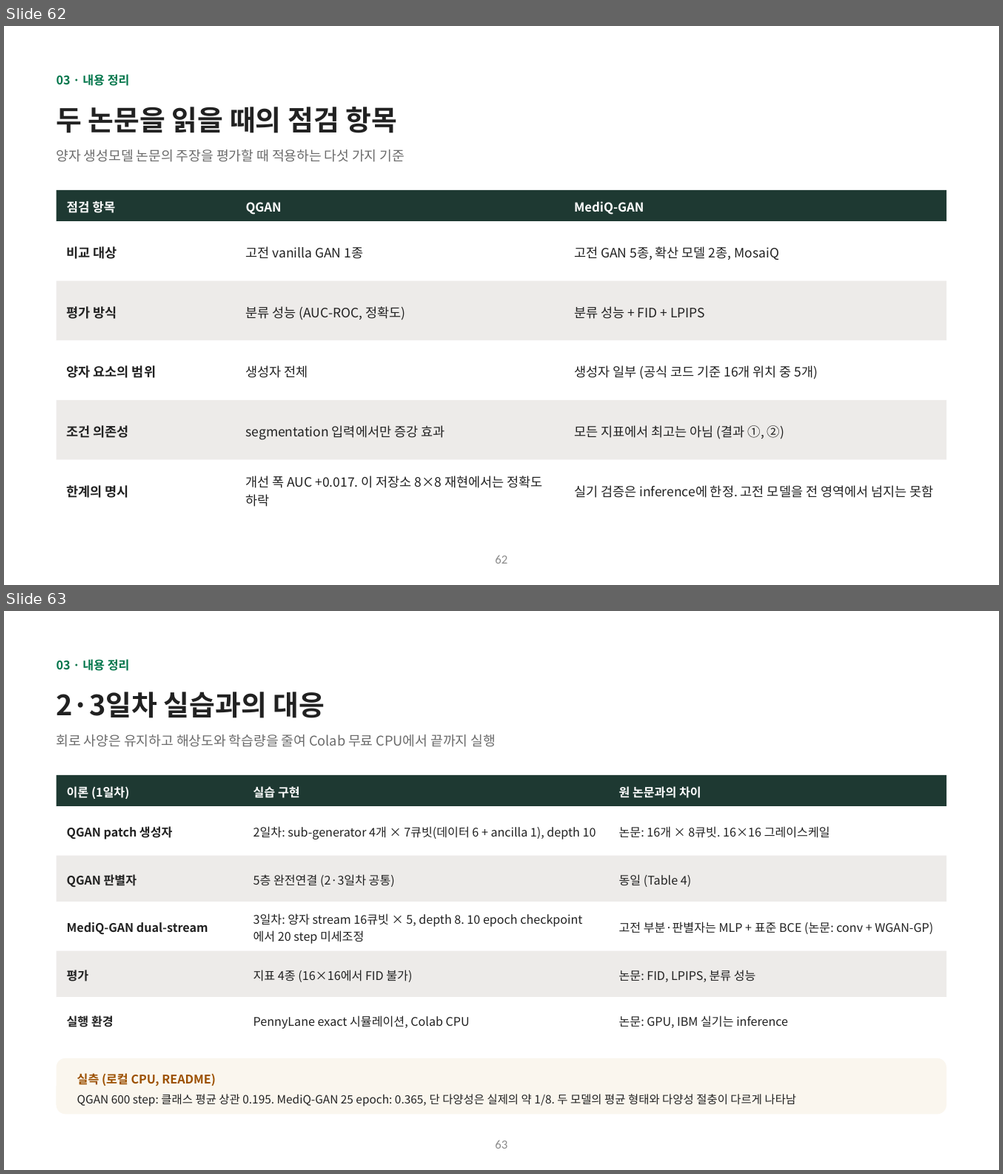
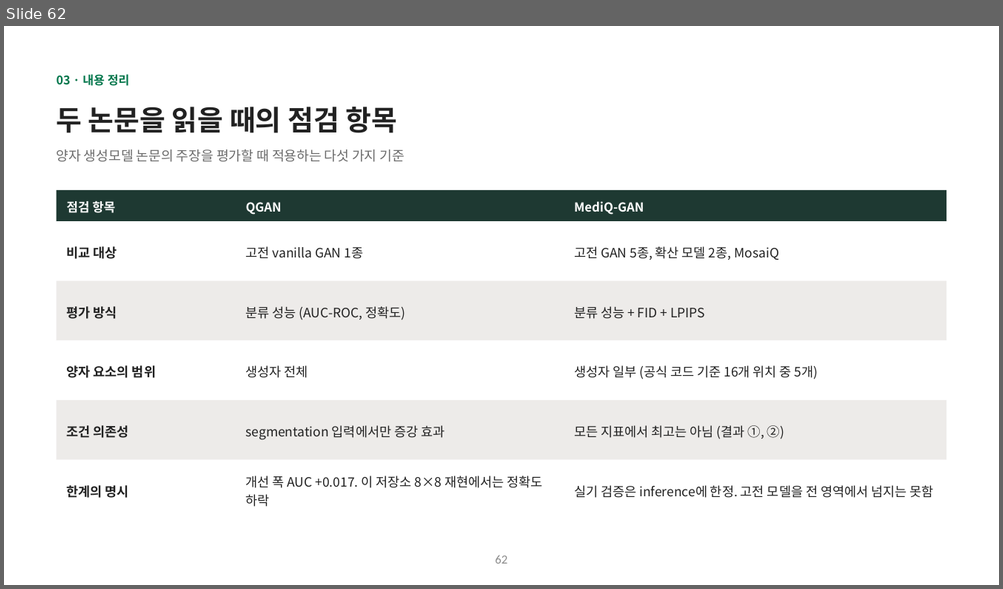
Before and after one commit to hyunhp/skin_disease_qml, a slide deck: practice/day1_slides/day1_theory_slides.pptx. Shown one above the other, each under a label of ours: slides 62 and 63 before the commit, slide 62 after it. The pictures are 1003x1174 and 1003x589 pixels, drawn with LibreOffice and Linux fonts; fonts in the diff are those of the drawing. Boxes give left, top, right and bottom in pixels: in the first picture for what was removed or moved away, otherwise in the second. Text is boxed around its words. In the diff, an @@ line names an element or a change of style, - is before the commit and + after.

```diff
--- a/practice/day1_slides/day1_theory_slides.pptx
+++ b/practice/day1_slides/day1_theory_slides.pptx
@@ slide 63 removed at [4, 611, 999, 1170], background #FFFFFF @@
@@ text removed at [57, 659, 130, 671] @@
-03 · 내용 정리
@@ text removed at [57, 692, 324, 718] @@
-2·3일차 실습과의 대응
@@ text removed at [57, 735, 495, 747] @@
-회로 사양은 유지하고 해상도와 학습량을 줄여 Colab 무료 CPU에서 끝까지 실행
@@ rectangle removed at [57, 775, 946, 806] @@
@@ text removed at [67, 786, 129, 799] @@
-이론 (1일차)
@@ text removed at [253, 786, 300, 798] @@
-실습 구현
@@ text removed at [619, 786, 701, 798] @@
-원 논문과의 차이
@@ rectangle removed at [57, 806, 946, 856] @@
@@ text removed at [67, 826, 172, 840] @@
-QGAN patch 생성자
@@ text removed at [253, 826, 596, 840] @@
-2일차: sub-generator 4개 × 7큐빗(데이터 6 + ancilla 1), depth 10
@@ text removed at [619, 826, 830, 838] @@
-논문: 16개 × 8큐빗. 16×16 그레이스케일
@@ rectangle removed at [57, 856, 946, 902] @@
@@ text removed at [67, 874, 136, 888] @@
-QGAN 판별자
@@ text removed at [253, 874, 395, 887] @@
-5층 완전연결 (2·3일차 공통)
@@ text removed at [619, 874, 691, 887] @@
-동일 (Table 4)
@@ rectangle removed at [57, 902, 946, 951] @@
@@ text removed at [253, 914, 518, 944] @@
-3일차: 양자 stream 16큐빗 × 5, depth 8. 10 epoch checkpoint에서 20 step 미세조정
@@ text removed at [67, 923, 208, 935] @@
-MediQ-GAN dual-stream
@@ text removed at [619, 922, 933, 934] @@
-고전 부분·판별자는 MLP + 표준 BCE (논문: conv + WGAN-GP)
@@ rectangle removed at [57, 951, 946, 997] @@
@@ text removed at [67, 970, 89, 982] @@
-평가
@@ text removed at [253, 970, 412, 982] @@
-지표 4종 (16×16에서 FID 불가)
@@ text removed at [619, 970, 756, 982] @@
-논문: FID, LPIPS, 분류 성능
@@ rectangle removed at [57, 997, 946, 1044] @@
@@ text removed at [67, 1016, 114, 1028] @@
-실행 환경
@@ text removed at [253, 1016, 469, 1029] @@
-PennyLane exact 시뮬레이션, Colab CPU
@@ text removed at [619, 1016, 788, 1028] @@
-논문: GPU, IBM 실기는 inference
@@ rounded rectangle removed at [57, 1059, 946, 1115] @@
@@ text removed at [77, 1073, 797, 1107] @@
-실측 (로컬 CPU, README)
-QGAN 600 step: 클래스 평균 상관 0.195. MediQ-GAN 25 epoch: 0.365, 단 다양성은 실제의 약 1/8. 두 모델의 평균 형태와 다양성 절충이 다르게 나타남
@@ page number removed at [495, 1141, 507, 1149] @@
-63
```
Also in this commit, not shown: 11 slides changed, 10 other files.
